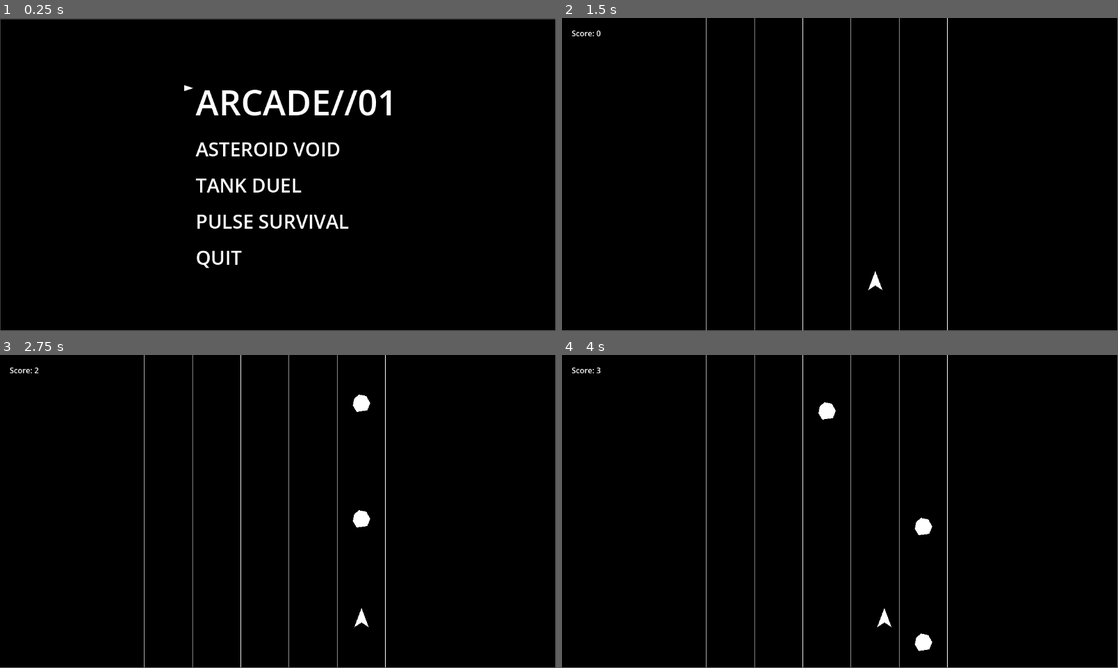
Above: before the commit, frames 1-4 (two rows, left to right).
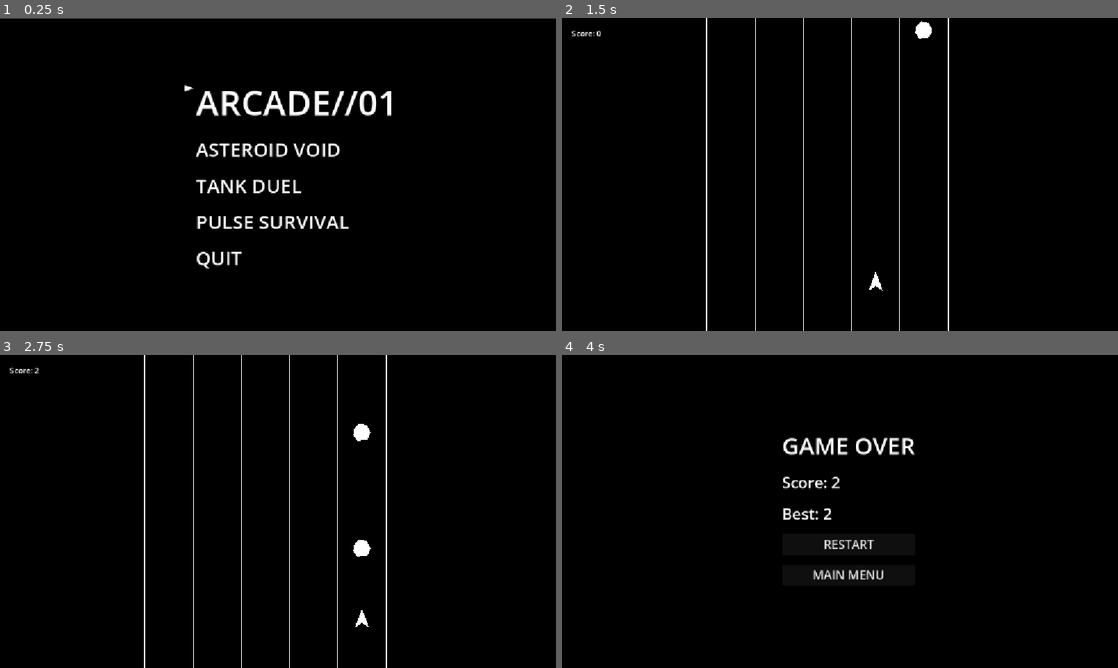
Above: after the commit, the same moments.

Repository: ksaicharan0047j-dot/Arcade_01
Game: Godot game, scene res://scenes/main_menu.tscn
Two runs of this game, one before a commit and one after it. Both use one fixed random seed, a clock stepped at 60 frames per second and the inputs below.
Inputs (mouse positions are in pixels of both pictures, inside the frame that each line leads up to):
- Up to frame 1 (0.25 s): no input
- Up to frame 2 (1.5 s): tap Enter (ui_accept) at 0.5, 0.77, 0.8, 1.07, 1.35 s; move the mouse to (962, 158) at 0.52 s; hold Right (ui_right) 0.53-1.28 s; hold R 0.53-1.28 s; click (962, 158) at 0.67 s; move the mouse to (728, 190) at 1.27 s; hold Down (ui_down) from 1.28 s (still down)
- Up to frame 3 (2.75 s): tap Enter (ui_accept) at 1.52, 1.82 s; tap R at 1.55 s; move the mouse to (333, 442) at 2.02 s; release Down (ui_down) at 2.03 s; hold Right (ui_right) from 2.03 s (still down); hold Enter (ui_accept) from 2.03 s (still down); tap Space (shoot) at 2.1 s
- Up to frame 4 (4 s): move the mouse to (812, 574) at 2.77 s; release Right (ui_right) at 2.78 s; release Enter (ui_accept) at 2.78 s; hold Up (ui_up) 2.78-3.53 s; tap R at 2.85 s; click (812, 574) at 2.92 s; tap Enter (ui_accept) at 3.02, 3.32 s; move the mouse to (1006, 558) at 3.52 s; hold Left (ui_left) from 3.53 s (still down); hold Enter (ui_accept) from 3.53 s (still down); tap Alt at 3.6 s
In our replay, the window is 799x449 before the commit and 800x450 after it. These sizes can differ from the game's own. Grey fills any space a smaller window leaves; there, only what the larger window draws over its background counts as a difference.

The runs differ from the first frame. In frame 1, 2.4% of the frame differs, in the area x 0-100%, y 0-100%; in frame 2, 1.8%; in frame 3, 2.2%; in frame 4, 2.9%, in the area x 1-70%, y 0-100%.

Commit message:
fixed bugs

Diff:
--- a/project.godot
+++ b/project.godot
@@ -20,6 +20,10 @@
 GameData="*uid://dma28i0kbnonr"
 Global="*uid://byoo0i2lvdm15"
 
+[display]
+
+window/stretch/mode="canvas_items"
+
 [editor_plugins]
 
 enabled=PackedStringArray("res://addons/godot_super-wakatime/plugin.cfg")
--- a/scenes/asteroid_void.tscn
+++ b/scenes/asteroid_void.tscn
@@ -26,6 +26,7 @@
 
 [node name="SpawnTimer" type="Timer" parent="." unique_id=310595212]
 process_callback = 0
+wait_time = 0.8
 autostart = true
 
 [node name="ScoreLabel" type="Label" parent="." unique_id=1087134683]
--- a/scenes/tank_duel.tscn
+++ b/scenes/tank_duel.tscn
@@ -4,7 +4,7 @@
 [ext_resource type="PackedScene" uid="uid://bkgwy0dwtjcsm" path="res://scenes/tank.tscn" id="1_gljoa"]
 [ext_resource type="Script" uid="uid://ycskqv84irqa" path="res://scripts/enemy_tank.gd" id="2_gdidp"]
 [ext_resource type="Script" uid="uid://cbhxddgp5kpn3" path="res://scripts/moving_bar.gd" id="4_h47m4"]
-[ext_resource type="Script" uid="uid://omjs0r1d30og" path="res://scenes/background.gd" id="5_qs84n"]
+[ext_resource type="Script" uid="uid://omjs0r1d30og" path="res://scripts/background.gd" id="5_qs84n"]
 
 [sub_resource type="RectangleShape2D" id="RectangleShape2D_c4xvs"]
 size = Vector2(37, 35.5)
--- a/scripts/asteroid_void.gd
+++ b/scripts/asteroid_void.gd
@@ -1,6 +1,6 @@
 extends Node2D
 
-var asteroid_scene = preload("res://scenes/Asteroid.tscn")
+var asteroid_scene = preload("res://scenes/asteroid.tscn")
 var score := 0.0
 var survival_time := 0.0
 
--- a/scripts/main_menu.gd
+++ b/scripts/main_menu.gd
@@ -36,7 +36,7 @@
 		0:
 			get_tree().change_scene_to_file("res://scenes/asteroid_void.tscn")
 		1:
-			print("Tank Duel")
+			get_tree().change_scene_to_file("res://scenes/tank_duel.tscn")
 		2:
 			print("pulse Survival")
 		3:
--- a/scripts/tank_duel.gd
+++ b/scripts/tank_duel.gd
@@ -31,4 +31,4 @@
 func game_over(player_won):
 	Global.final_time = timer
 	Global.player_won = player_won
-	get_tree().change_scene_to_file("res://scenes/game_over_tank_duel.tscn")
+	get_tree().call_deferred("change_scene_to_file","res://scenes/game_over_tank_duel.tscn")
Not shown, added: build/index.apple-touch-icon.png.import
Not shown, added: build/index.icon.png.import
Not shown, added: build/index.png.import
Not shown, added: export_presets.cfg
Renamed: scenes/background.gd -> scripts/background.gd
Renamed: scenes/background.gd.uid -> scripts/background.gd.uid
Not shown, added: build/arcade-01.zip
Not shown, added: build/index.apple-touch-icon.png
Not shown, added: build/index.audio.position.worklet.js
Not shown, added: build/index.audio.worklet.js
Not shown, added: build/index.html
Not shown, added: build/index.icon.png
(and 4 more such lines)
